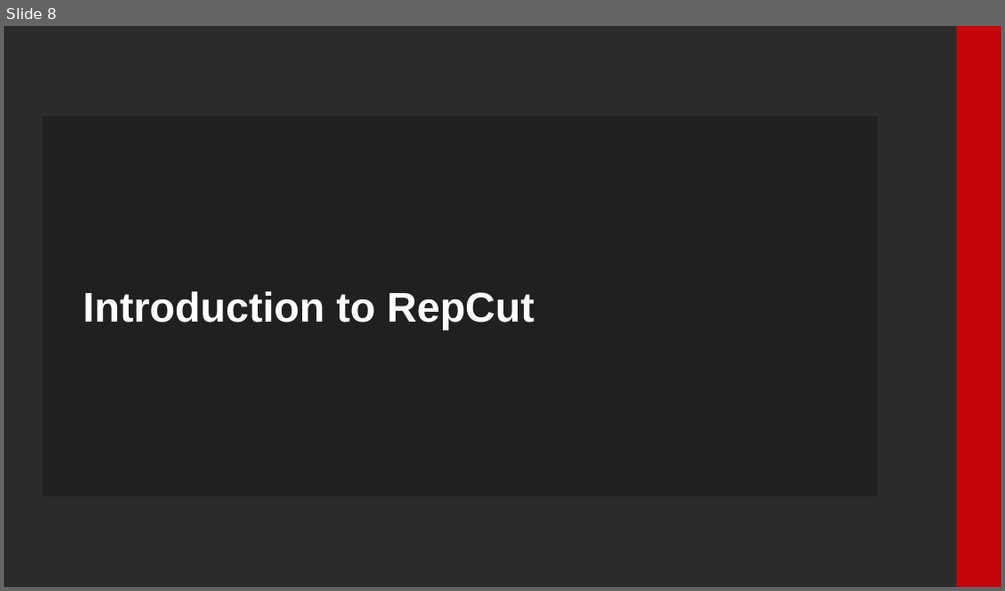
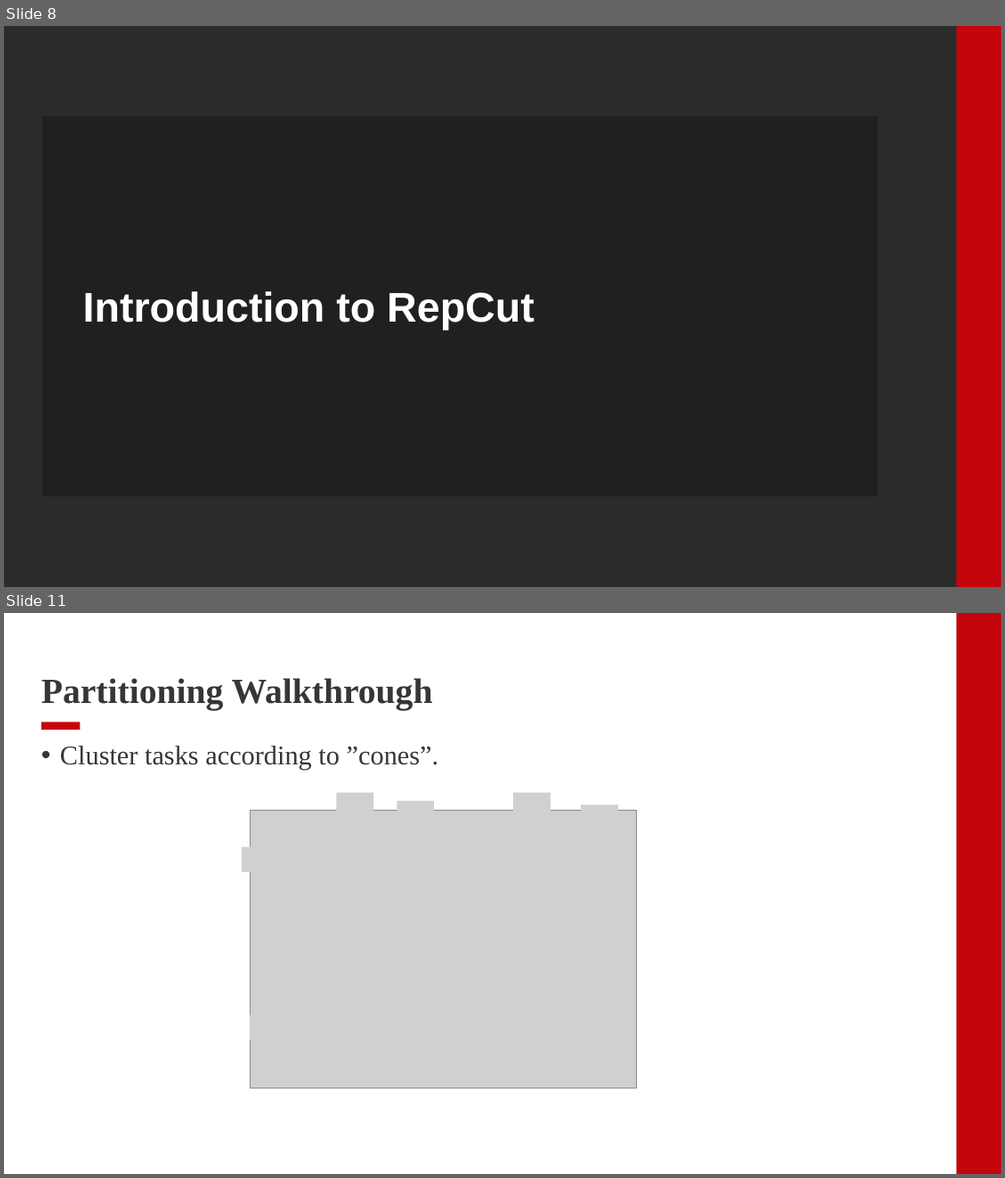
Before and after one commit to Foolock/papers, a slide deck: RepCut/RepCut.pptx. Shown one above the other, each under a label of ours: slide 8 before the commit, slides 8 and 11 after it; the slides between them are not shown. The pictures are 1005x591 and 1005x1178 pixels, drawn with LibreOffice and Linux fonts; fonts in the diff are those of the drawing; grey boxes stand for pictures; background and template pictures are left out; a plain dark background stands for a picture behind light text. Boxes give left, top, right and bottom in pixels: in the first picture for what was removed or moved away, otherwise in the second. Text is boxed around its words. In the diff, an @@ line names an element or a change of style, - is before the commit and + after.

```diff
--- a/RepCut/RepCut.pptx
+++ b/RepCut/RepCut.pptx
@@ slide 11 added at box(4, 613, 1001, 1174), background #FFFFFF; not listed: 1 template element that a slide beside it also shows @@
@@ title added at box(41, 678, 433, 710), 34 pt, text #363636, bold @@
+Partitioning Walkthrough
@@ rectangle added at box(41, 722, 81, 730), fill #C5050C @@
@@ text added at box(60, 746, 439, 771), 26 pt, text #363636 @@
+• Cluster tasks according to ”cones”.
@@ picture added at box(337, 793, 374, 818) @@
@@ picture added at box(513, 793, 550, 818) @@
@@ picture added at box(250, 810, 637, 1088) @@
@@ picture added at box(396, 801, 434, 826) @@
@@ picture added at box(582, 804, 619, 830) @@
@@ picture added at box(242, 847, 279, 873) @@
@@ picture added at box(250, 1015, 279, 1041) @@
@@ picture added at box(322, 1015, 351, 1041) @@
@@ picture added at box(395, 1015, 423, 1041) @@
@@ picture added at box(460, 1015, 488, 1041) @@
@@ picture added at box(526, 1015, 555, 1041) @@
```
Also in this commit, not shown: 1 slide changed, 3 other slides added, 6 slides removed.
